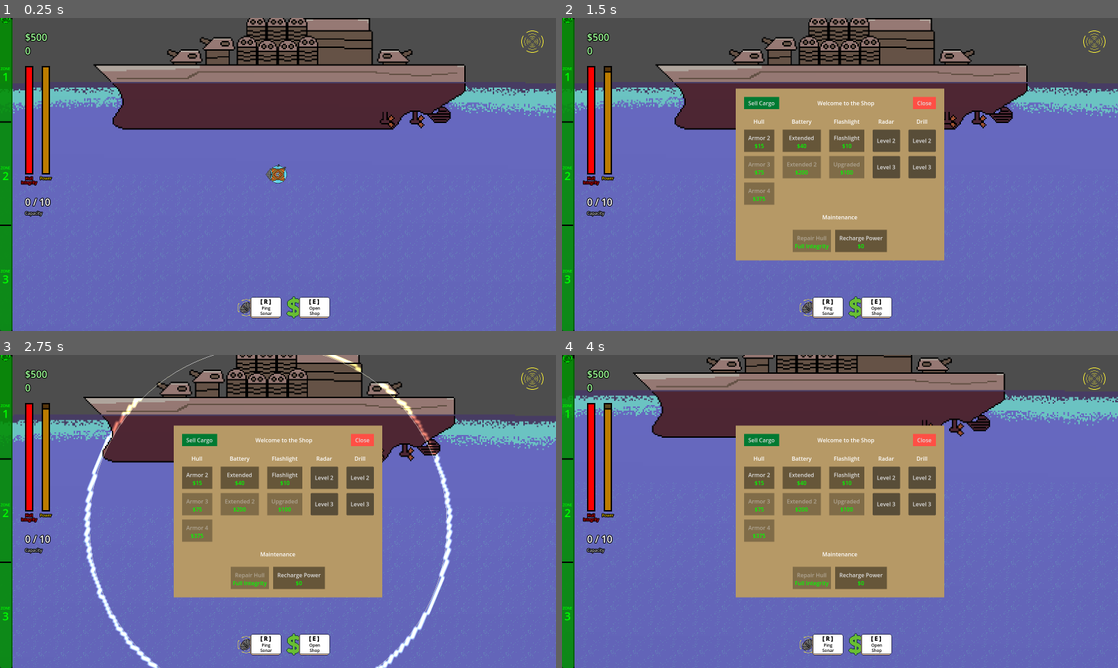
Above: before the commit, frames 1-4 (two rows, left to right).
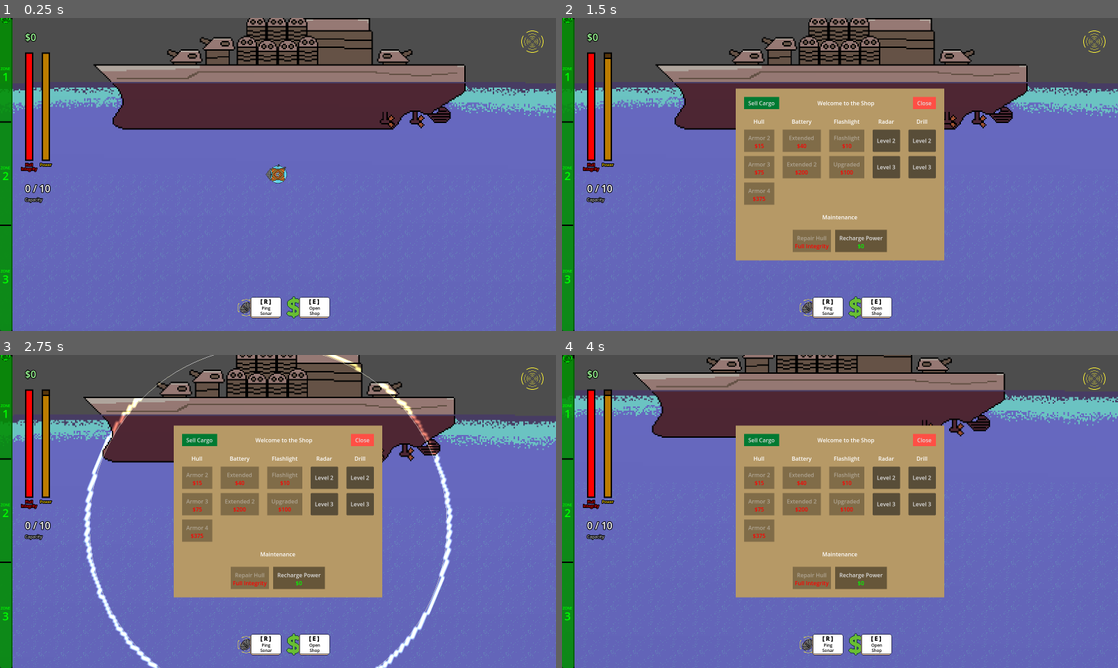
Above: after the commit, the same moments.

Repository: deruitda/ludum-dare-57
Game: Godot game, scene res://scenes/main.tscn
Same seed, same stepped clock (60 frames per second), same inputs: the game is played once before the commit and once after it. Sound files missing from this copy of the repository are replaced by a short silence.
Inputs:
- Up to frame 1 (0.25 s): no input
- Up to frame 2 (1.5 s): click "Ping Sonar" at 0.5 s; click "Open Shop" at 1.25 s
- Up to frame 3 (2.75 s): tap Enter at 2 s; hold D (move_right) from 2.03 s (still down); tap R at 2.1 s
- Up to frame 4 (4 s): release D (move_right) at 2.78 s; hold S (move_down) 2.78-3.53 s; tap E at 2.85 s; hold D (move_right) from 3.53 s (still down); tap F at 3.6 s

The runs differ from the first frame. In frame 1, 0.7% of the frame differs, in the area x 3-10%, y 4-64%; in frame 2, 2.1%, in the area x 3-55%, y 4-74%; in frame 3, 2.1%; in frame 4, 2.1%.

Commit message:
proc gen

Diff:
--- a/global/game_state.gd
+++ b/global/game_state.gd
@@ -1,6 +1,6 @@
 extends Node
 
-@export var money_collected: int = 5000
+@export var money_collected: int = 0
 @export var max_cargo_weight: int = 10
 var current_cargo_weight: int = 0
 var current_cargo_value: int = 0
--- a/main.tscn
+++ b/main.tscn
@@ -27,8 +27,6 @@
 
 [node name="Map" parent="." instance=ExtResource("5_2cqfq")]
 tile_map_data = PackedByteArray("AAB2AAAAAAADAAAAAAB2AAEAAAADAAAAAAB2AAIAAAADAAAAAAB2AAMAAAADAAAAAAB2AAQAAAADAAAAAAB2AA …(216944 unchanged characters)…
-num_tiles_wide = 300
-num_tiles_deep = 200
 zone_resource_list_layers = Array[ExtResource("6_yaehf")]([ExtResource("7_074og"), ExtResource("8_cegan"), ExtResource("9_82xsv")])
 
 [node name="BoatShop" parent="Map" instance=ExtResource("10_getpj")]
--- a/scenes/map/map_generator_component.gd
+++ b/scenes/map/map_generator_component.gd
@@ -3,7 +3,7 @@
 
 var rng: RandomNumberGenerator
 @export var seed: String
-@export var root_position: Vector2 = Vector2.ZERO
+@export var root_position: Vector2 = Vector2(-50, 0.0)
 
 func _ready() -> void:
 
--- a/scenes/map/tile_map_layer.gd
+++ b/scenes/map/tile_map_layer.gd
@@ -1,8 +1,8 @@
 extends TileMapLayer
 class_name WorldTileMapLayer
 
-@export var num_tiles_wide: int = 100
-@export var num_tiles_deep: int = 300
+@export var num_tiles_wide: int = 250
+@export var num_tiles_deep: int = 185
 @export var world_generator_component: WorldGeneratorComponent
 @export var base_tile_resource: TileResource
 @export var zone_resource_list_layers: Array[ZoneResourceListLayer]
--- a/scenes/map/tile_map_layer.tscn
+++ b/scenes/map/tile_map_layer.tscn
@@ -10,12 +10,9 @@
 tile_map_data = PackedByteArray("AAB2AAAAAAADAAAAAAB2AAEAAAADAAAAAAB2AAIAAAADAAAAAAB2AAMAAAADAAAAAAB2AAQAAAADAAAAAAB2AA …(183216 unchanged characters)…
 tile_set = ExtResource("1_d6qiv")
 script = ExtResource("2_ne56t")
-num_tiles_wide = 400
-num_tiles_deep = 18000
 world_generator_component = NodePath("WorldGenerator")
 base_tile_resource = ExtResource("3_gsati")
 drilled_tile_space = ExtResource("6_iwege")
 
 [node name="WorldGenerator" type="Node" parent="."]
 script = ExtResource("1_bthto")
-root_position = Vector2(-100, 0)
--- a/scenes/map/zone_resource_list_layers/zone_1_variable_tile_resource_list.tres
+++ b/scenes/map/zone_resource_list_layers/zone_1_variable_tile_resource_list.tres
@@ -8,7 +8,7 @@
 
 [sub_resource type="Resource" id="Resource_dp4oo"]
 script = ExtResource("2_7vp6r")
-percent_chance_of_spawn = 0.1
+percent_chance_of_spawn = 0.2
 tile_resource = ExtResource("3_vsf0m")
 metadata/_custom_type_script = "uid://csumtewo3g8r6"
 
@@ -20,7 +20,7 @@
 
 [sub_resource type="Resource" id="Resource_guhfe"]
 script = ExtResource("2_7vp6r")
-percent_chance_of_spawn = 0.08
+percent_chance_of_spawn = 0.1
 tile_resource = ExtResource("5_v5qqe")
 metadata/_custom_type_script = "uid://csumtewo3g8r6"
 
--- a/scenes/map/zone_resource_list_layers/zone_2_variable_tile_resource_list.tres
+++ b/scenes/map/zone_resource_list_layers/zone_2_variable_tile_resource_list.tres
@@ -9,25 +9,25 @@
 
 [sub_resource type="Resource" id="Resource_dp4oo"]
 script = ExtResource("2_fdoqb")
-percent_chance_of_spawn = 0.07
+percent_chance_of_spawn = 0.05
 tile_resource = ExtResource("3_nd0t2")
 metadata/_custom_type_script = "uid://csumtewo3g8r6"
 
 [sub_resource type="Resource" id="Resource_qrr3e"]
 script = ExtResource("2_fdoqb")
-percent_chance_of_spawn = 0.15
+percent_chance_of_spawn = 0.1
 tile_resource = ExtResource("4_evpc0")
 metadata/_custom_type_script = "uid://csumtewo3g8r6"
 
 [sub_resource type="Resource" id="Resource_guhfe"]
 script = ExtResource("2_fdoqb")
-percent_chance_of_spawn = 0.0
+percent_chance_of_spawn = 0.25
 tile_resource = ExtResource("5_wg003")
 metadata/_custom_type_script = "uid://csumtewo3g8r6"
 
 [sub_resource type="Resource" id="Resource_nd0t2"]
 script = ExtResource("2_fdoqb")
-percent_chance_of_spawn = 0.15
+percent_chance_of_spawn = 0.2
 tile_resource = ExtResource("6_fdoqb")
 metadata/_custom_type_script = "uid://csumtewo3g8r6"
 
--- a/scenes/map/zone_resource_list_layers/zone_3_variable_tile_resource_list.tres
+++ b/scenes/map/zone_resource_list_layers/zone_3_variable_tile_resource_list.tres
@@ -10,25 +10,25 @@
 
 [sub_resource type="Resource" id="Resource_dp4oo"]
 script = ExtResource("2_whfgn")
-percent_chance_of_spawn = 0.06
+percent_chance_of_spawn = 0.02
 tile_resource = ExtResource("3_kxog6")
 metadata/_custom_type_script = "uid://csumtewo3g8r6"
 
 [sub_resource type="Resource" id="Resource_qrr3e"]
 script = ExtResource("2_whfgn")
-percent_chance_of_spawn = 0.15
+percent_chance_of_spawn = 0.08
 tile_resource = ExtResource("4_dvihx")
 metadata/_custom_type_script = "uid://csumtewo3g8r6"
 
 [sub_resource type="Resource" id="Resource_guhfe"]
 script = ExtResource("2_whfgn")
-percent_chance_of_spawn = 0.09
+percent_chance_of_spawn = 0.4
 tile_resource = ExtResource("5_nqxlr")
 metadata/_custom_type_script = "uid://csumtewo3g8r6"
 
 [sub_resource type="Resource" id="Resource_nqxlr"]
 script = ExtResource("2_whfgn")
-percent_chance_of_spawn = 0.15
+percent_chance_of_spawn = 0.2
 tile_resource = ExtResource("6_kxog6")
 metadata/_custom_type_script = "uid://csumtewo3g8r6"
 
--- a/scenes/test/andrew-test.tscn
+++ b/scenes/test/andrew-test.tscn
@@ -11,16 +11,13 @@
 
 [node name="Map" parent="." node_paths=PackedStringArray("world_generator_component") instance=ExtResource("1_klbtm")]
 tile_map_data = PackedByteArray("AAB2AAAAAAADAAAAAAB2AAEAAAADAAAAAAB2AAIAAAADAAAAAAB2AAMAAAADAAAAAAB2AAQAAAADAAAAAAB2AA …(87904 unchanged characters)…
-num_tiles_wide = 250
-num_tiles_deep = 185
 world_generator_component = NodePath("WorldGeneratorComponent")
 zone_resource_list_layers = Array[ExtResource("2_8gnj5")]([ExtResource("3_l8lhk"), ExtResource("4_8rgfq"), ExtResource("5_vgdkh")])
 
 [node name="WorldGeneratorComponent" type="Node" parent="Map"]
 script = ExtResource("6_l8lhk")
-root_position = Vector2(-50, 0)
 metadata/_custom_type_script = "uid://dqt7xrchrxbs4"
 
 [node name="Camera2D" type="Camera2D" parent="."]
-position = Vector2(3570, 9691)
-zoom = Vector2(0.75, 0.75)
+position = Vector2(4560, 7681)
+zoom = Vector2(0.1, 0.1)
